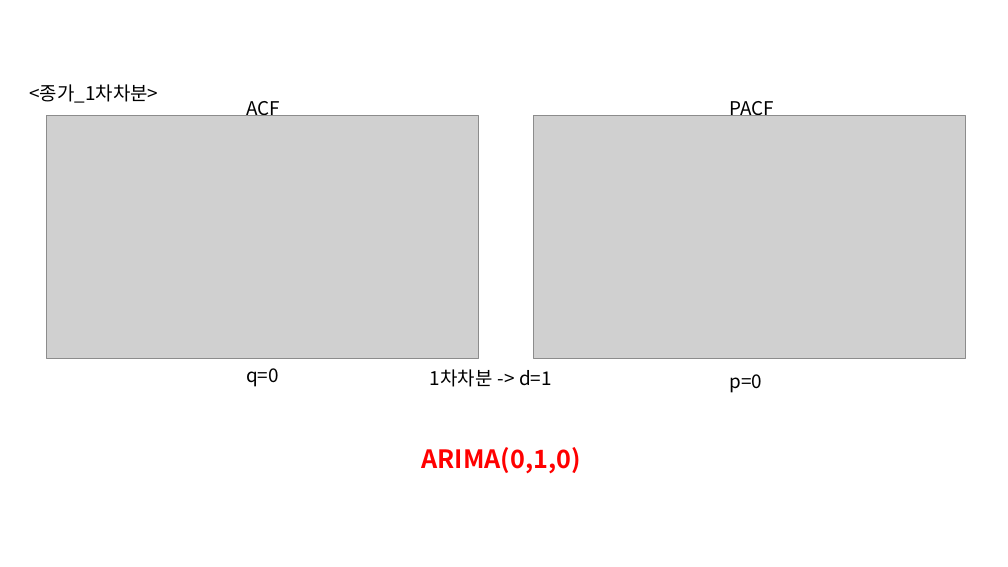
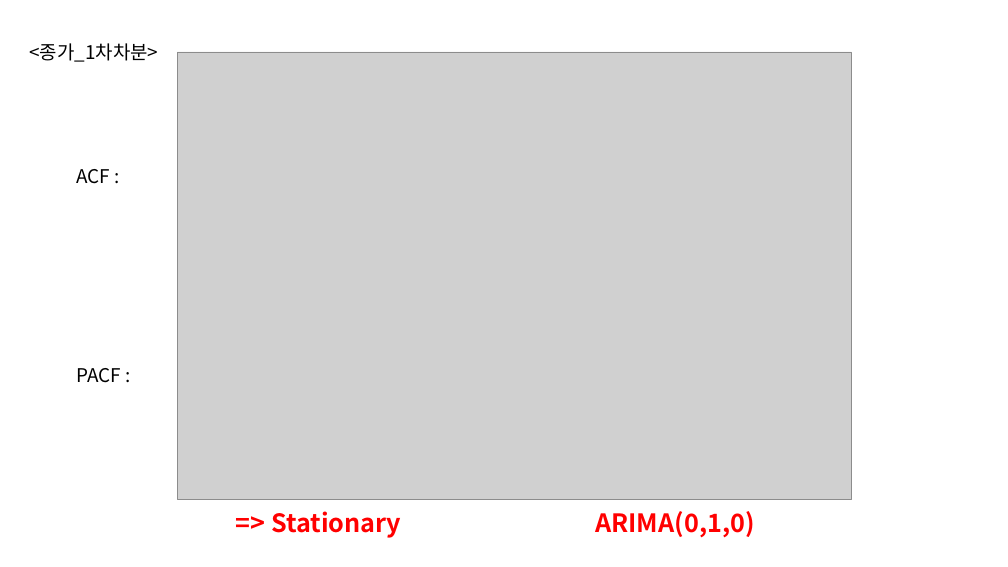
Before and after one commit to ejihoon6065/Project_TurnAround, a slide deck: slide 19 of YG엔터주분석/멘토님미팅발표자료/ARIMA모델_ppt2.pptx (slide 21 before the commit). Drawn at 1008x567 pixels with LibreOffice and Linux fonts; fonts in the diff are those of the drawing; grey boxes stand for pictures. Boxes give left, top, right and bottom in pixels: in the first picture for what was removed or moved away, otherwise in the second. Text is boxed around its words. In the diff, an @@ line names an element or a change of style, - is before the commit and + after.

Commit message:
ARIMA and fbprophet

```diff
--- a/YG엔터주분석/멘토님미팅발표자료/ARIMA모델_ppt2.pptx
+++ b/YG엔터주분석/멘토님미팅발표자료/ARIMA모델_ppt2.pptx
@@ text "<종가_1차차분>": place and size @@
-text "<종가_1차차분>" at <box>29,84,158,103</box>
+text "<종가_1차차분>" at <box>29,43,158,62</box>
@@ picture added at <box>178,52,852,500</box> @@
@@ picture removed at <box>46,116,478,358</box> @@
@@ picture removed at <box>534,116,966,358</box> @@
@@ text at <box>76,169,110,184</box>: text changed @@
-ACF
+ACF :
@@ text at <box>76,368,121,383</box>: text changed @@
-PACF
+PACF :
@@ text removed at <box>246,368,279,387</box> @@
-q=0
@@ text removed at <box>430,369,552,387</box> @@
-1차차분 -> d=1
@@ text removed at <box>729,374,762,393</box> @@
-p=0
@@ text "ARIMA(0,1,0)": place and size @@
-text "ARIMA(0,1,0)" at <box>422,447,581,474</box>
+text "ARIMA(0,1,0)" at <box>595,511,754,538</box>
@@ text added at <box>271,511,401,538</box>, 24 pt, text #FF0000, bold @@
+=> Stationary
```
Also in this commit, not shown: 7 other slides changed, 10 slides added, 5 slides removed, 8 other files.
